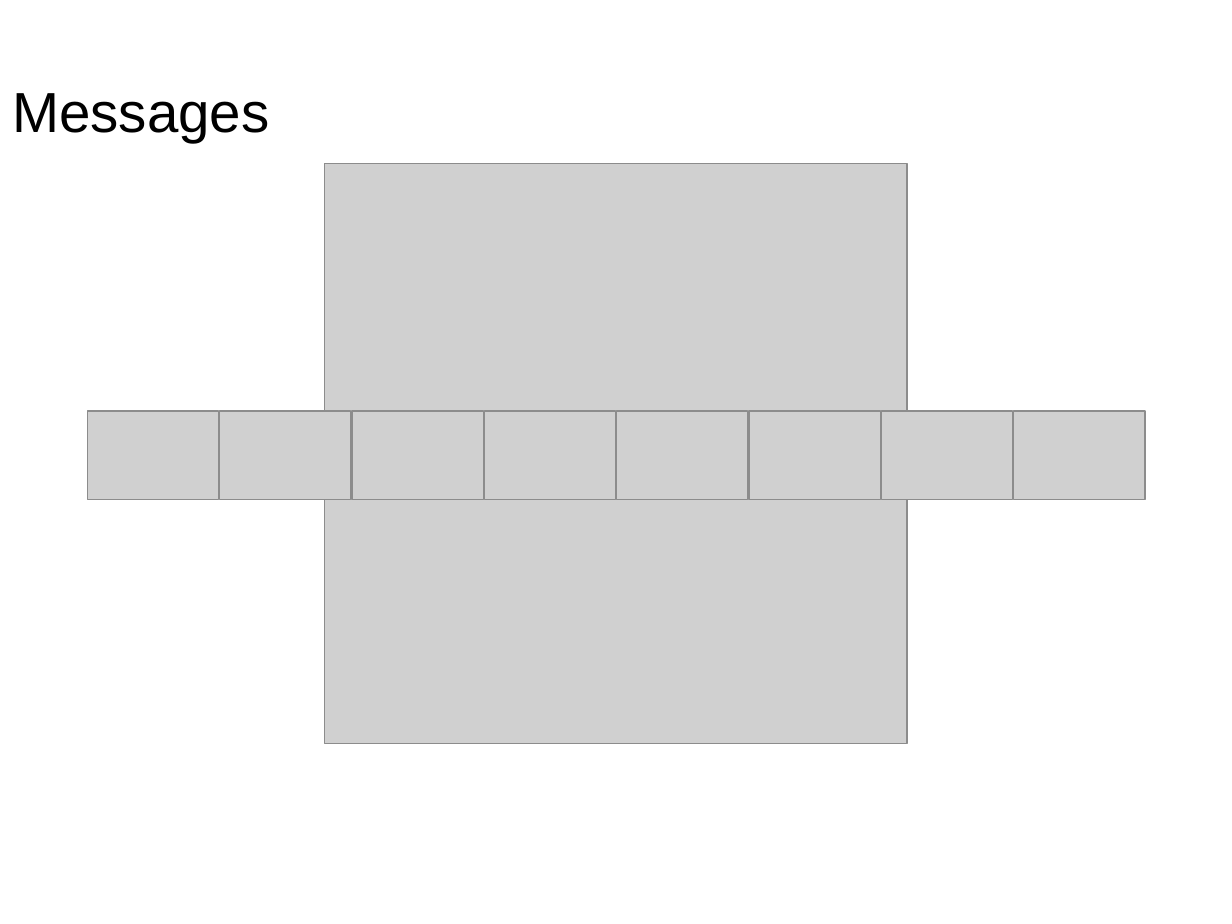
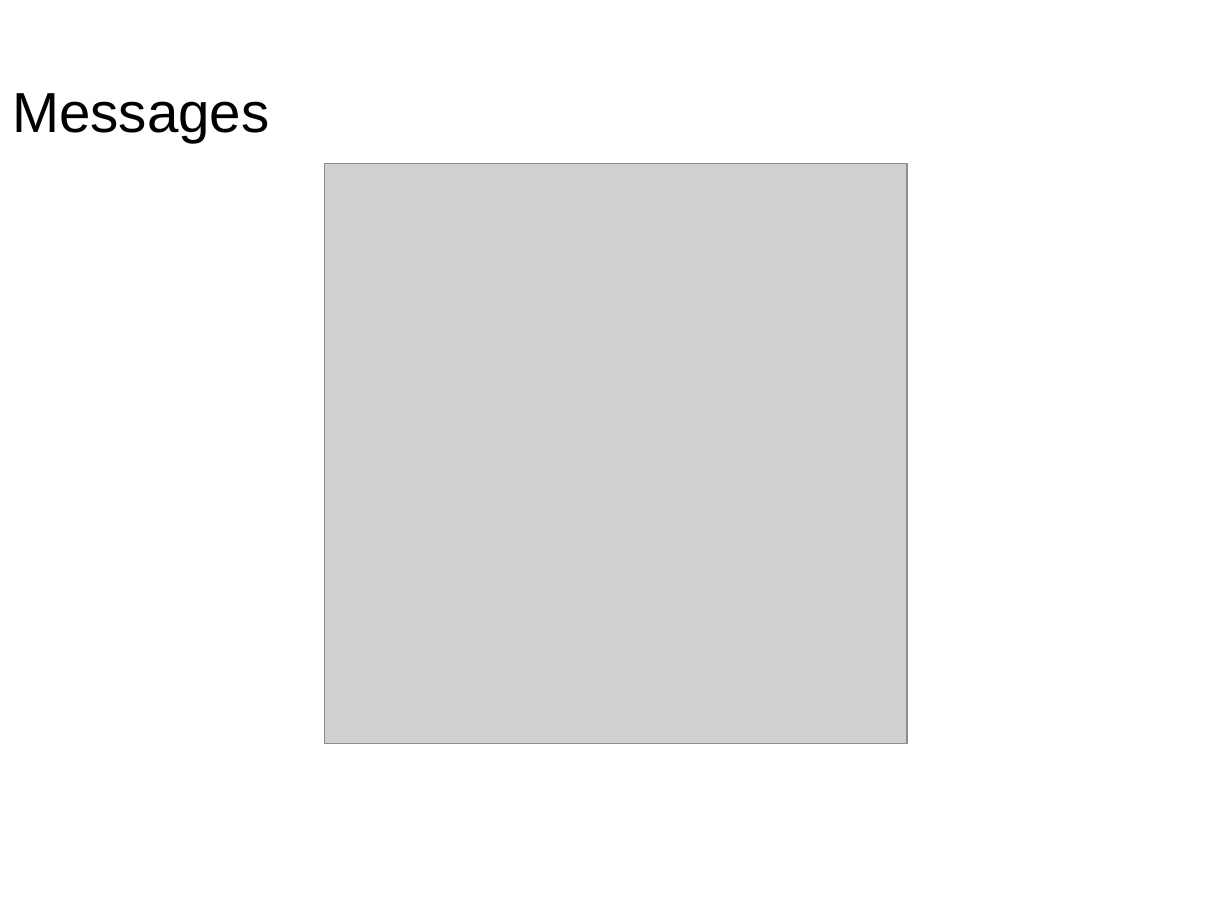
Before and after one commit to wu4f/cyberpdx-crypto, a slide deck: slide 12 of www/static/NetWorkProtocolsLecture4.pptx (slide 15 before the commit). Drawn at 1232x924 pixels with LibreOffice and Linux fonts; fonts in the diff are those of the drawing; grey boxes stand for pictures. Boxes give left, top, right and bottom in pixels: in the first picture for what was removed or moved away, otherwise in the second. Text is boxed around its words. In the diff, an @@ line names an element or a change of style, - is before the commit and + after.

```diff
--- a/www/static/NetWorkProtocolsLecture4.pptx
+++ b/www/static/NetWorkProtocolsLecture4.pptx
@@ picture removed at box(87, 411, 219, 500) @@
@@ picture removed at box(219, 411, 351, 500) @@
@@ picture removed at box(352, 411, 484, 500) @@
@@ picture removed at box(484, 411, 616, 500) @@
@@ picture removed at box(616, 411, 748, 500) @@
@@ picture removed at box(749, 411, 881, 500) @@
@@ picture removed at box(881, 411, 1013, 500) @@
@@ picture removed at box(1014, 411, 1146, 500) @@
```
Also in this commit, not shown: 9 other slides changed, 2 slides added, 9 slides removed, 4 other files.
